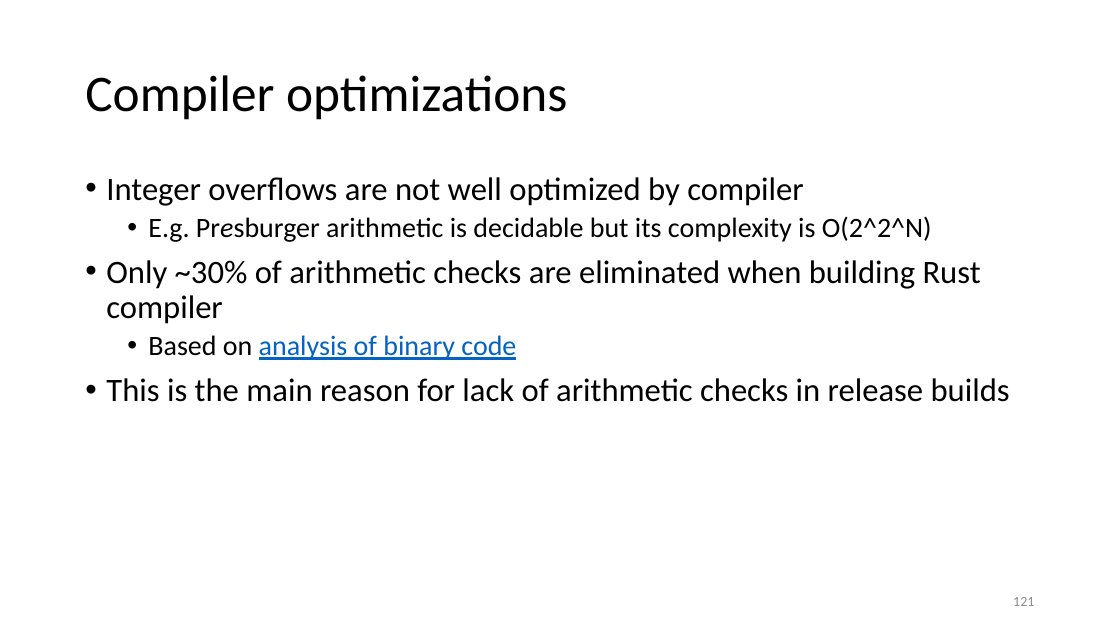
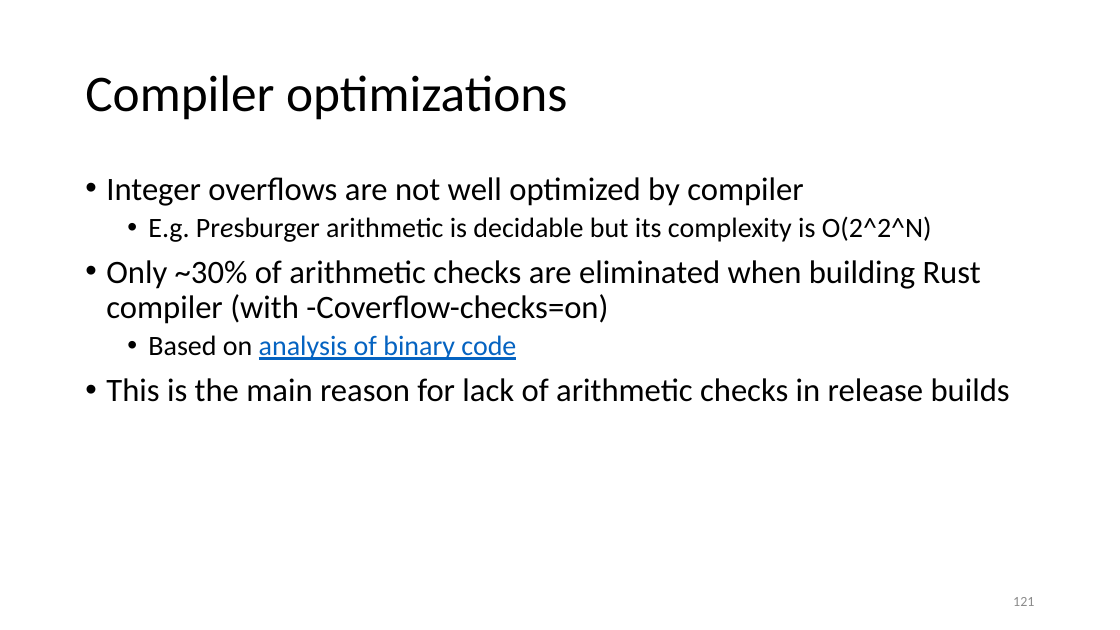
Before and after one commit to yugr/rust-slides, a slide deck: slide 121 of EN.pptx. Drawn at 1120x630 pixels with LibreOffice and Linux fonts; fonts in the diff are those of the drawing. Boxes give left, top, right and bottom in pixels: in the first picture for what was removed or moved away, otherwise in the second. Text is boxed around its words. In the diff, an @@ line names an element or a change of style, - is before the commit and + after.

```diff
--- a/EN.pptx
+++ b/EN.pptx
@@ text at box(106, 260, 981, 324): text changed @@
-• Only ~30% of arithmetic checks are eliminated when building Rust compiler
+• Only ~30% of arithmetic checks are eliminated when building Rust compiler (with -Coverflow-checks=on)
```
Also in this commit, not shown: 8 other slides changed, 4 other files.
